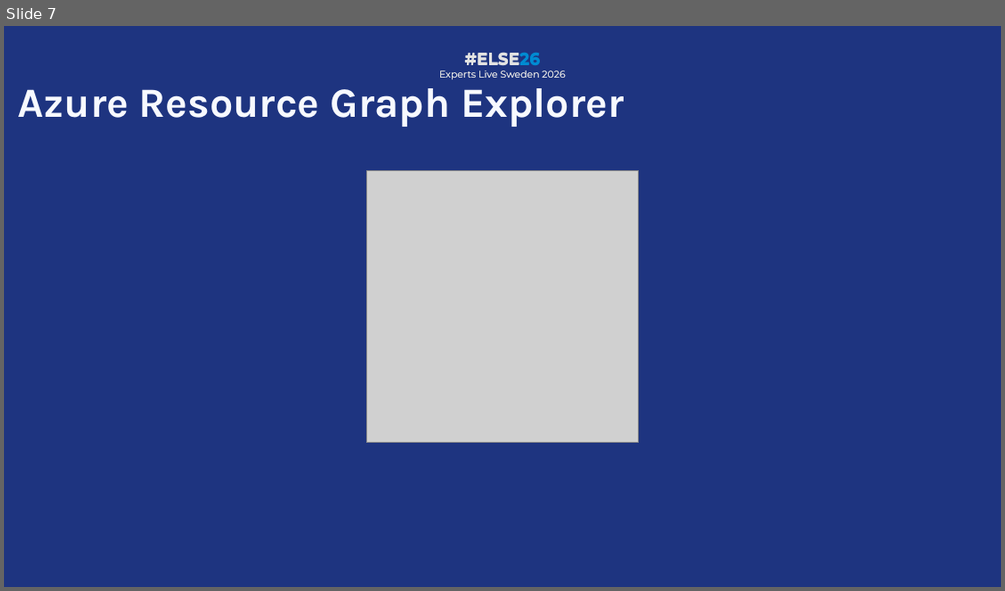
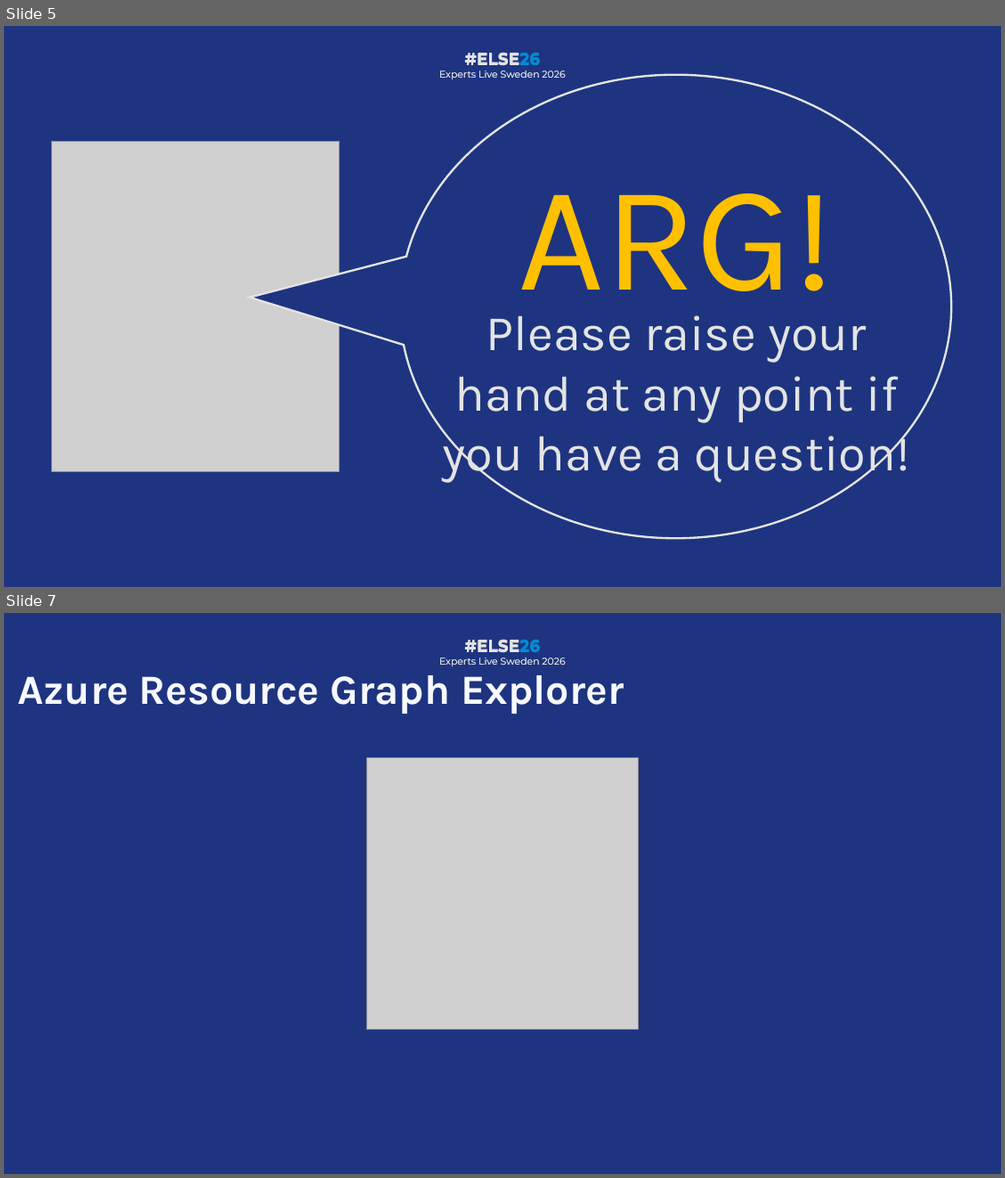
Before and after one commit to PalmEmanuel/ELSE26, a slide deck: ELSE26_TreasureHuntingInAzureWithKQL.pptx. Shown one above the other, each under a label of ours: slide 7 before the commit, slides 5 and 7 after it; the slides between them are not shown. The pictures are 1005x591 and 1005x1178 pixels, drawn with LibreOffice and Linux fonts; fonts in the diff are those of the drawing; grey boxes stand for pictures; background and template pictures are left out. Boxes give left, top, right and bottom in pixels: in the first picture for what was removed or moved away, otherwise in the second. Text is boxed around its words. In the diff, an @@ line names an element or a change of style, - is before the commit and + after.

```diff
--- a/ELSE26_TreasureHuntingInAzureWithKQL.pptx
+++ b/ELSE26_TreasureHuntingInAzureWithKQL.pptx
@@ slide 5 added at [4, 26, 1001, 587], background #1E3480; not listed: 2 template elements that a slide beside it also shows @@
@@ speech bubble added at [400, 75, 951, 539], fill #1E3480, outline #E3E3E3 3 pt @@
@@ picture added at [52, 141, 340, 472] @@
@@ text added at [518, 193, 834, 324], 217.4 pt, text #FFC000 @@
+ARG!
@@ text added at [443, 315, 909, 482], 72 pt, text #E3E3E3 @@
+Please raise your hand at any point if you have a question!
```
Also in this commit, not shown: 10 slides changed, 2 other slides added, 1 slide removed, 1 other file.
